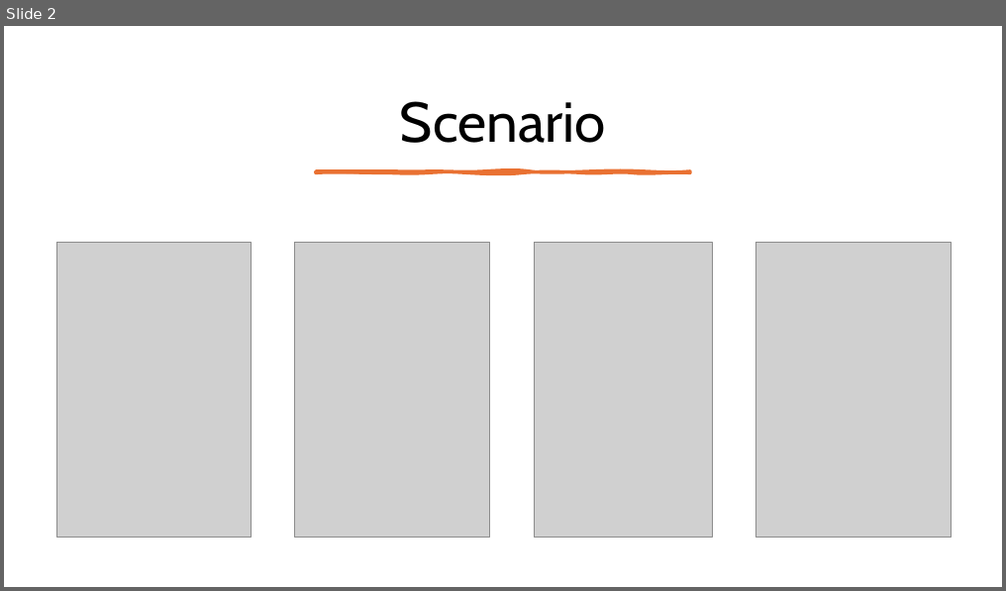
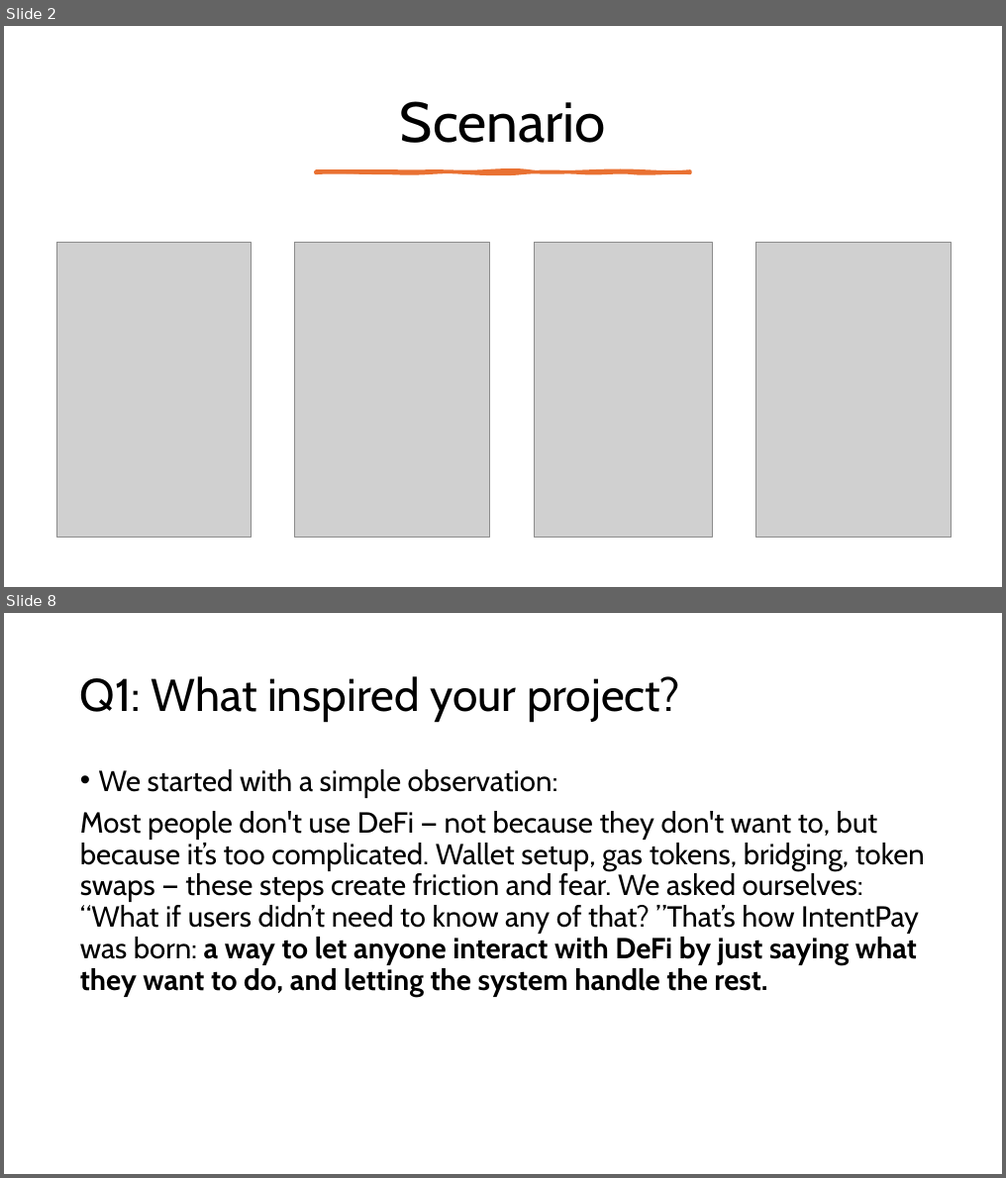
Before and after one commit to IntentPay/intent-pay, a slide deck: doc/ETH Global - IntentPay.pptx. Shown one above the other, each under a label of ours: slide 2 before the commit, slides 2 and 8 after it; the slides between them are not shown. The pictures are 1006x591 and 1006x1178 pixels, drawn with LibreOffice and Linux fonts; fonts in the diff are those of the drawing; grey boxes stand for pictures. Boxes give left, top, right and bottom in pixels: in the first picture for what was removed or moved away, otherwise in the second. Text is boxed around its words. In the diff, an @@ line names an element or a change of style, - is before the commit and + after.

```diff
--- a/doc/ETH Global - IntentPay.pptx
+++ b/doc/ETH Global - IntentPay.pptx
@@ slide 8 added at (4, 613, 1002, 1174), background #FFFFFF @@
@@ title added at (80, 676, 679, 722), 44 pt, text #000000 @@
+Q1: What inspired your project?
@@ text added at (80, 769, 925, 997), 28 pt, text #000000 @@
+• We started with a simple observation:
+Most people don't use DeFi — not because they don't want to, but because it’s too complicated. Wallet setup, gas tokens, bridging, token swaps — these steps create friction and fear. We asked ourselves: “What if users didn’t need to know any of that? ”That’s how IntentPay was born: a way to let anyone interact with DeFi by just saying what they want to do, and letting the system handle the rest.
```
Also in this commit, not shown: 6 slides changed, 3 other slides added.
